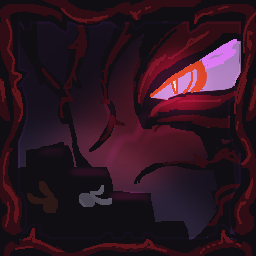
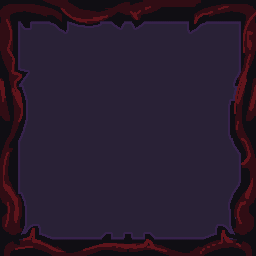
The second 256px x 256px image is a revision of the first. Changes to its layers:
hid "Paint Layer 46" over [18, 21, 241, 240]
hid group "Group 43" (2 layers) over [18, 21, 241, 240]
hid "lvl3" over [18, 21, 241, 240]
hid "Paint Layer 47" over [18, 21, 241, 240]
hid "Paint Layer 45" over [18, 21, 241, 240]
hid "Paint Layer 44" over [18, 21, 241, 240]
